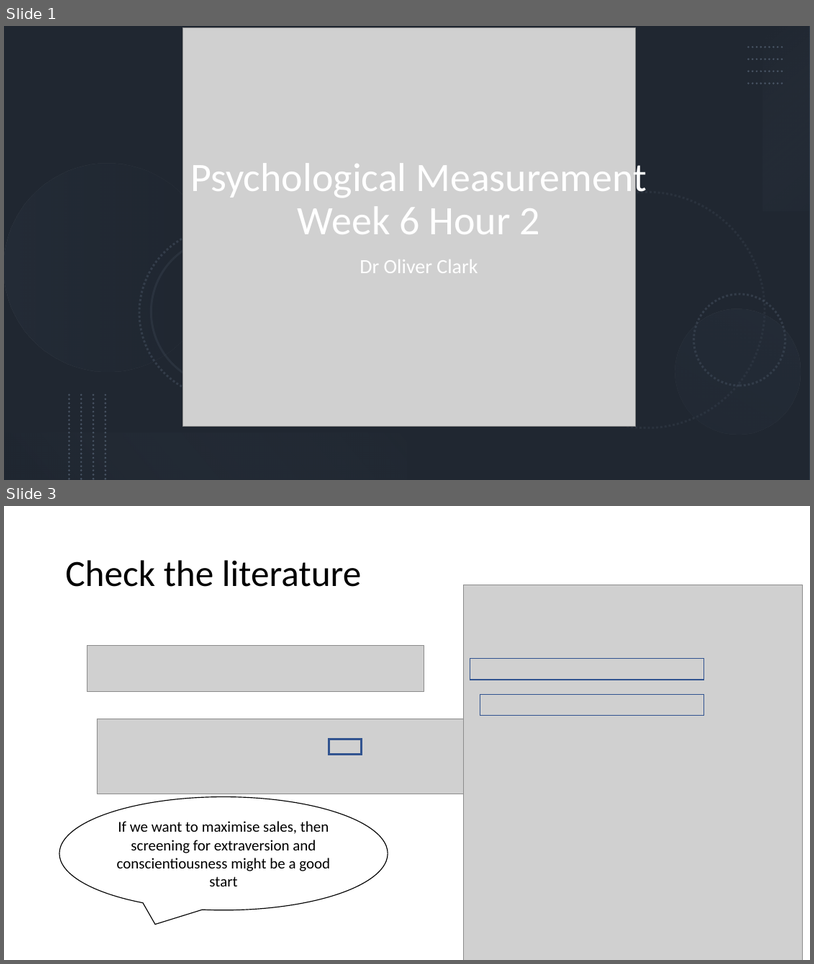
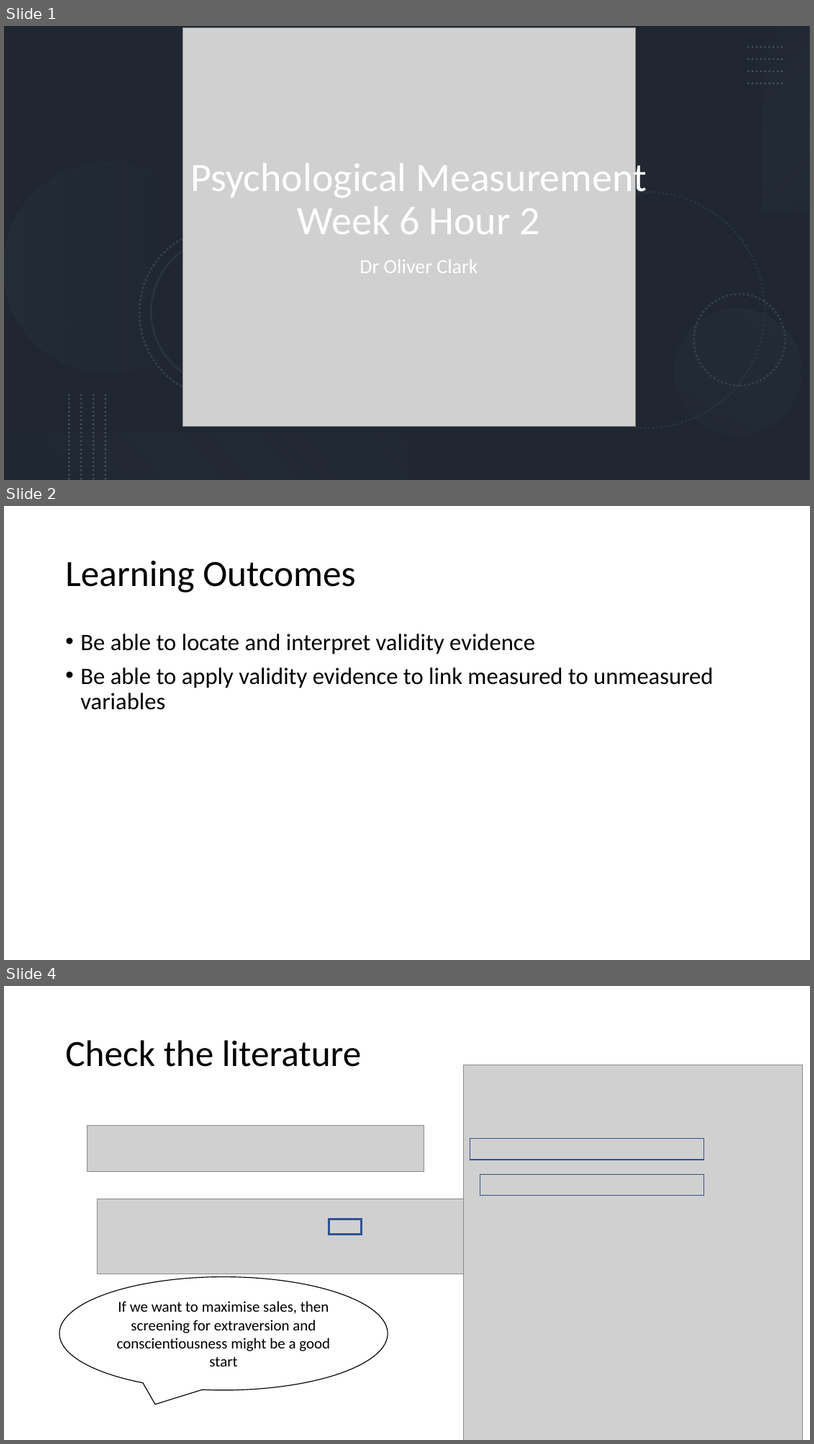
Before and after one commit to OliJimbo/Student_Materials, a slide deck: Week 7/Workshop/Week7_Hour2.pptx. Shown one above the other, each under a label of ours: slides 1 and 3 before the commit, slides 1, 2 and 4 after it; the slides between them are not shown. The pictures are 814x964 and 814x1444 pixels, drawn with LibreOffice and Linux fonts; fonts in the diff are those of the drawing; grey boxes stand for pictures. Boxes give left, top, right and bottom in pixels: in the first picture for what was removed or moved away, otherwise in the second. Text is boxed around its words. In the diff, an @@ line names an element or a change of style, - is before the commit and + after.

```diff
--- a/Week 7/Workshop/Week7_Hour2.pptx
+++ b/Week 7/Workshop/Week7_Hour2.pptx
@@ slide 2 added at (4, 506, 810, 960), background #FFFFFF @@
@@ title added at (65, 560, 355, 592), 44 pt, text #000000 @@
+Learning Outcomes
@@ text added at (80, 633, 713, 710), 28 pt, text #000000 @@
+• Be able to locate and interpret validity evidence
+• Be able to apply validity evidence to link measured to unmeasured variables
@@ what was slide 3 is now slide 4 @@
```
Also in this commit, not shown: 3 slides changed.
